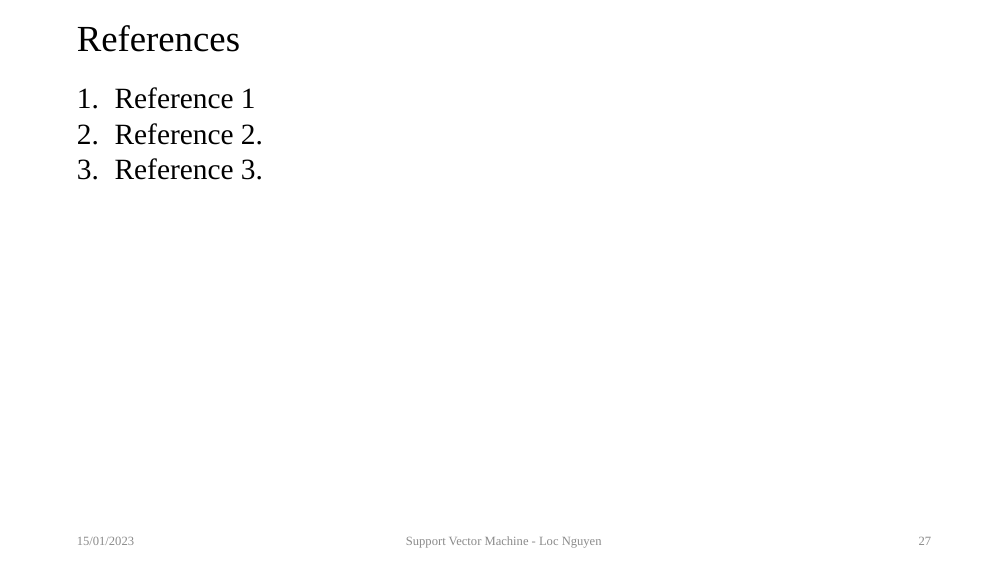
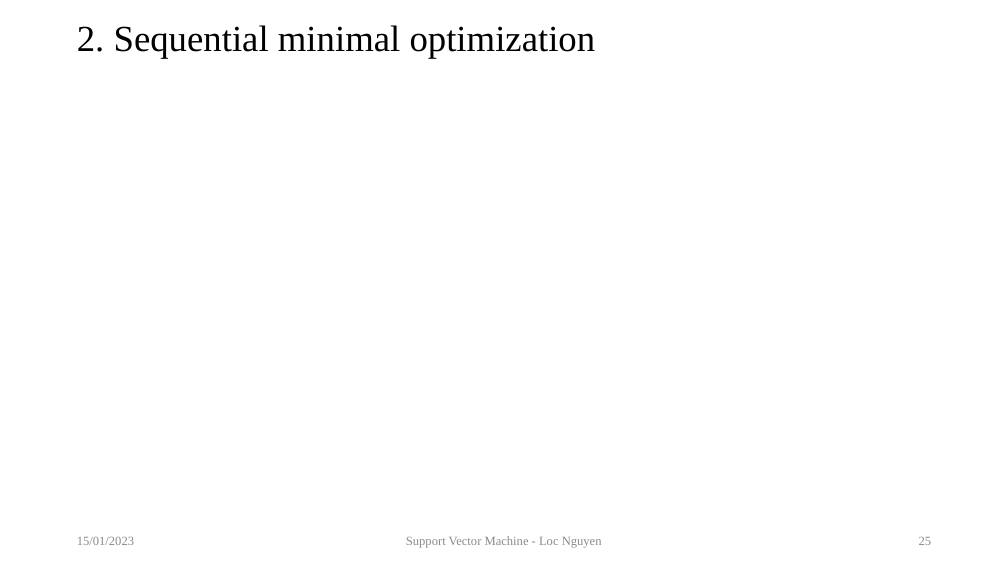
Before and after one commit to sciencepg/global-optimization, a slide deck: slide 25 of 09.TutorialOnSVM/artifact/TutorialOnSVM.pptx (slide 27 before the commit). Drawn at 1008x567 pixels with LibreOffice and Linux fonts; fonts in the diff are those of the drawing; grey boxes stand for pictures. Boxes give left, top, right and bottom in pixels: in the first picture for what was removed or moved away, otherwise in the second. Text is boxed around its words. In the diff, an @@ line names an element or a change of style, - is before the commit and + after.

```diff
--- a/09.TutorialOnSVM/artifact/TutorialOnSVM.pptx
+++ b/09.TutorialOnSVM/artifact/TutorialOnSVM.pptx
@@ title at <box>77,25,596,59</box>: text changed @@
-References
+2. Sequential minimal optimization
@@ text removed at <box>115,87,263,180</box> @@
-1. Reference 1
-2. Reference 2.
-3. Reference 3.
@@ page number at <box>919,537,932,545</box>: text changed @@
-27
+25
```
Also in this commit, not shown: 3 other slides changed, 25 slides added, 1 other file.
